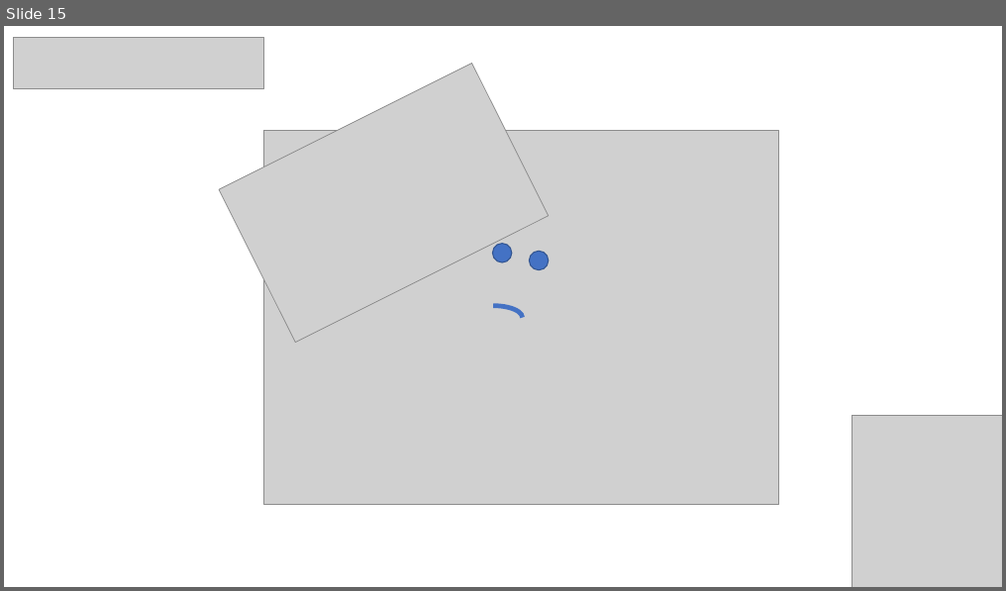
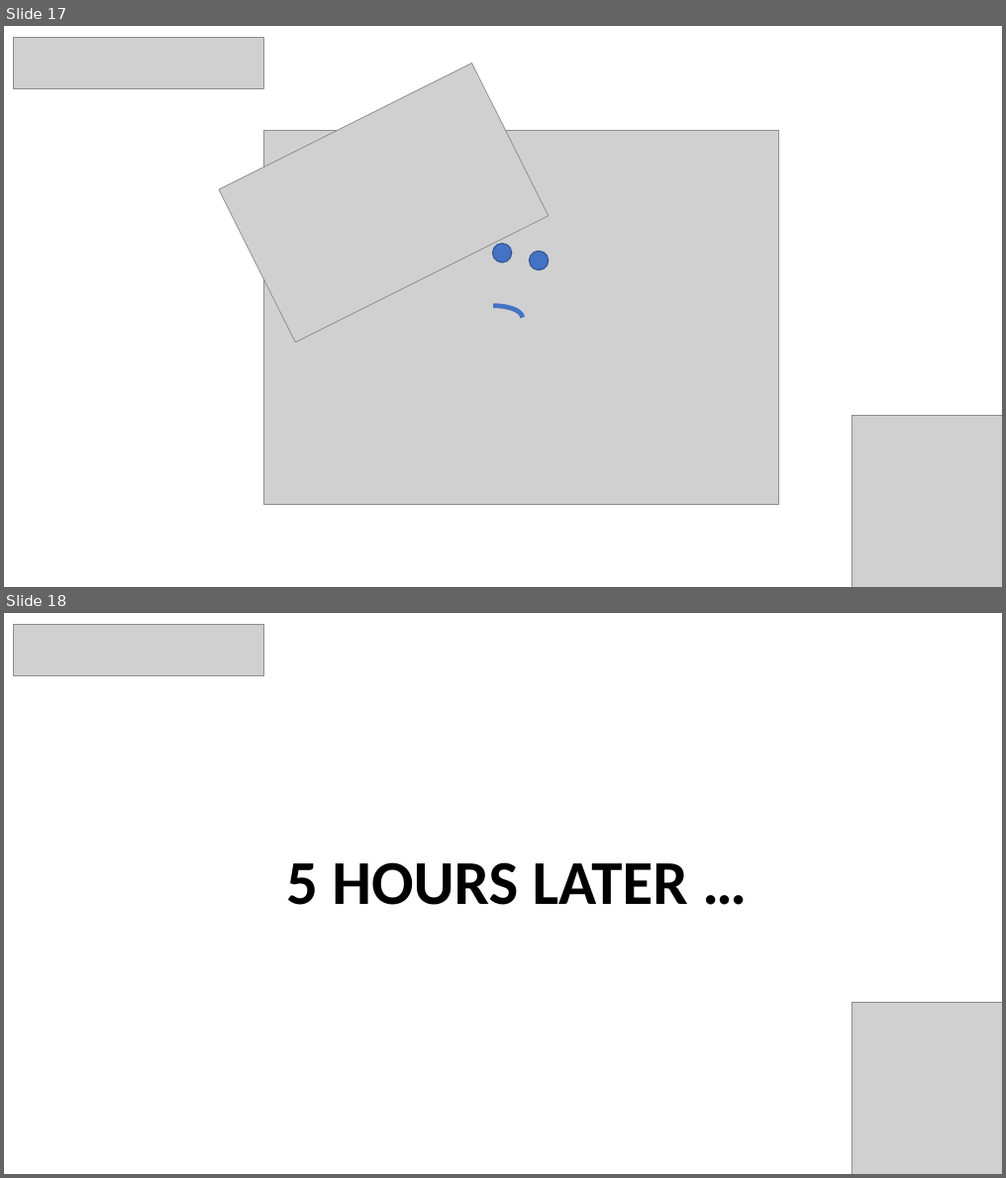
Before and after one commit to green-fox-academy/nguyenannie, a slide deck: week-03/Demo-week03.pptx. Shown one above the other, each under a label of ours: slide 15 before the commit, slides 17 and 18 after it. The pictures are 1006x591 and 1006x1178 pixels, drawn with LibreOffice and Linux fonts; fonts in the diff are those of the drawing; grey boxes stand for pictures. Boxes give left, top, right and bottom in pixels: in the first picture for what was removed or moved away, otherwise in the second. Text is boxed around its words. In the diff, an @@ line names an element or a change of style, - is before the commit and + after.

```diff
--- a/week-03/Demo-week03.pptx
+++ b/week-03/Demo-week03.pptx
@@ slide 18 added at (x1=4, y1=613, x2=1002, y2=1174), background #FFFFFF @@
@@ picture added at (x1=14, y1=624, x2=264, y2=676) @@
@@ text added at (x1=286, y1=862, x2=688, y2=905), 60 pt, text #000000, bold @@
+5 HOURS LATER …
@@ picture added at (x1=852, y1=1002, x2=1002, y2=1174) @@
@@ what was slide 15 is now slide 17 @@
```
Also in this commit, not shown: 4 slides changed, 13 other slides added, 5 slides removed, 6 other files.
